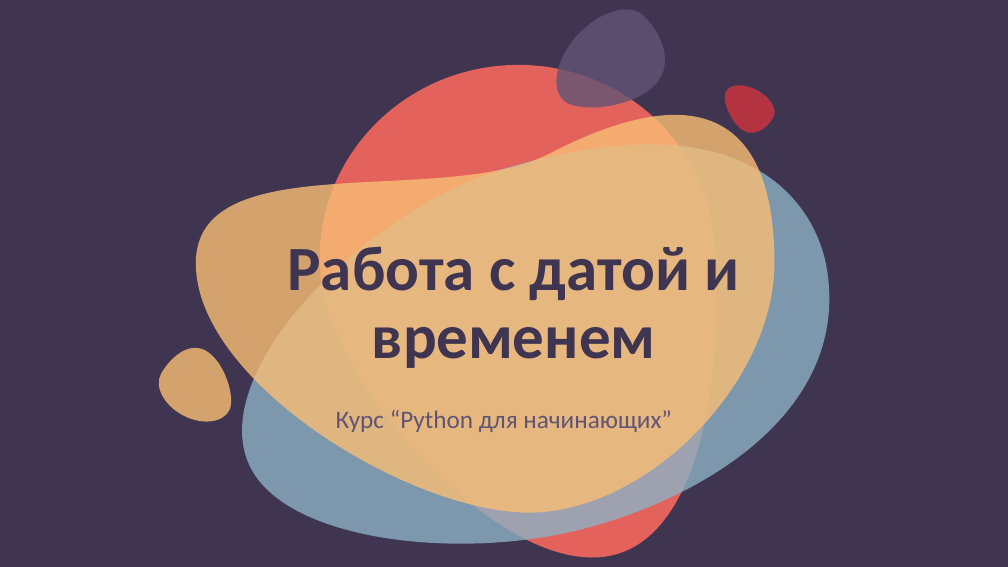
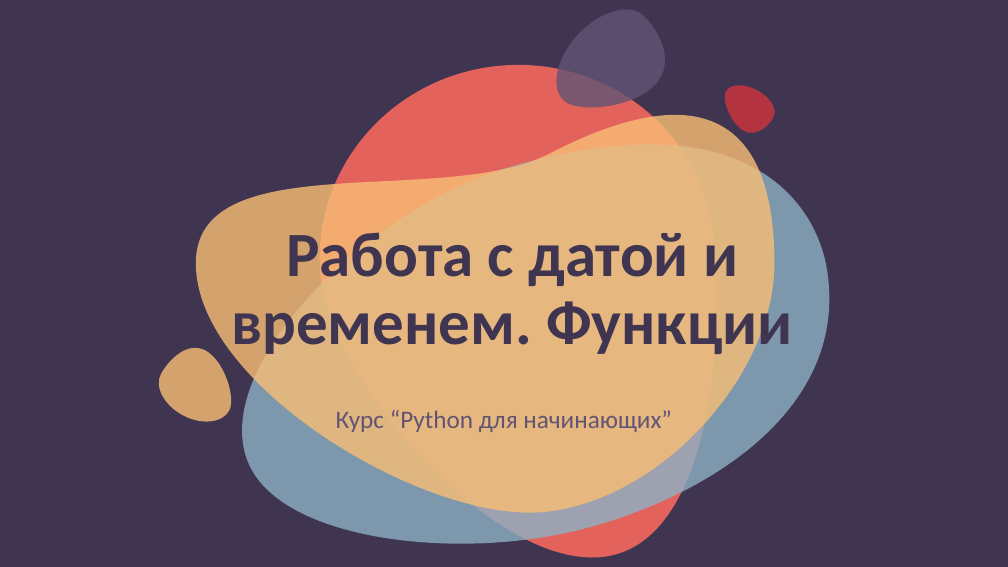
Before and after one commit to nesrv/python-for-odin.study, a slide deck: slide 1 of m4-1-Работа-с-датой-и-временем/Работа+с+датой+и+временем.pptx. Drawn at 1008x567 pixels with LibreOffice and Linux fonts; fonts in the diff are those of the drawing. Boxes give left, top, right and bottom in pixels: in the first picture for what was removed or moved away, otherwise in the second. Text is boxed around its words. In the diff, an @@ line names an element or a change of style, - is before the commit and + after.

Commit message:
m4-1-Работа-с-датой-и-временем ++

```diff
--- a/m4-1-Работа-с-датой-и-временем/Работа+с+датой+и+временем.pptx
+++ b/m4-1-Работа-с-датой-и-временем/Работа+с+датой+и+временем.pptx
@@ title at (x1=232, y1=232, x2=792, y2=359): text changed @@
-Работа с датой и временем
+Работа с датой и временем. Функции
```
Also in this commit, not shown: 7 slides added, 10 slides removed, 23 other files.
